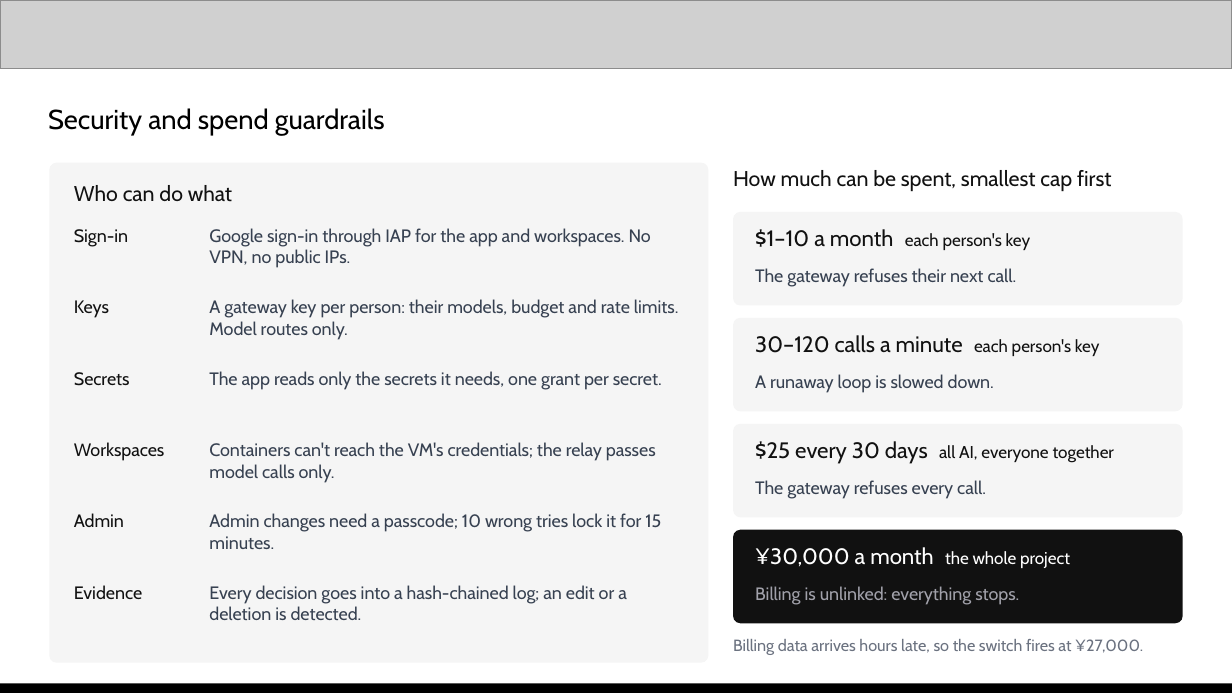
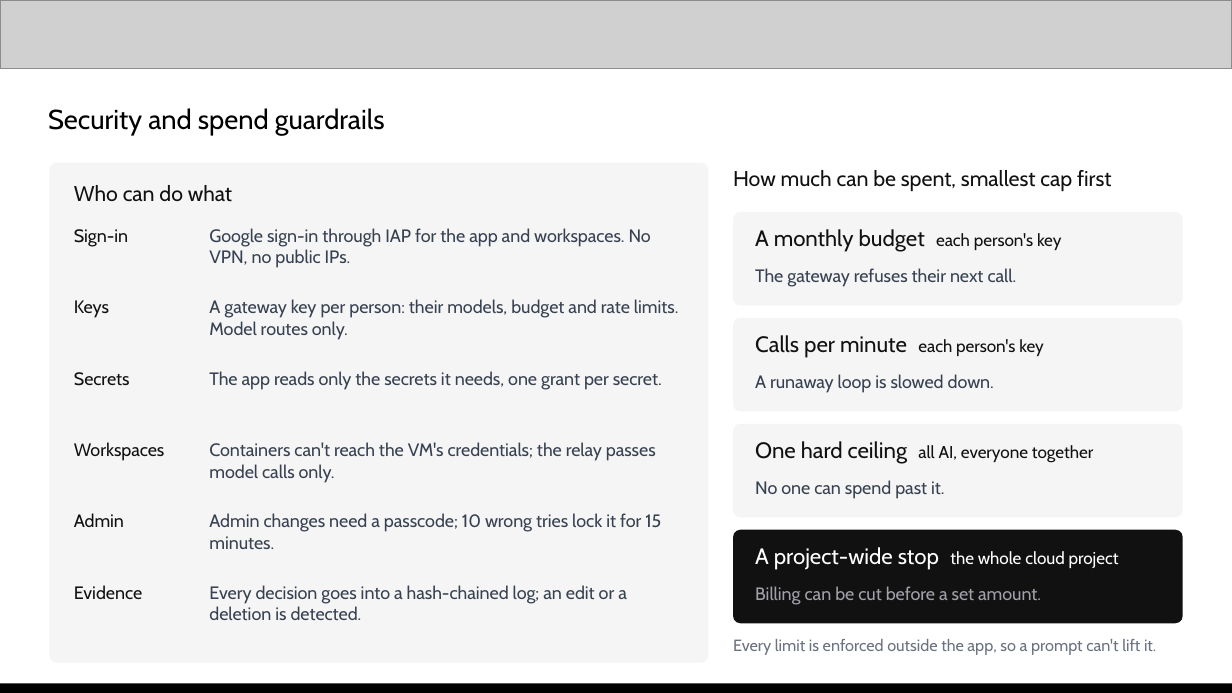
Before and after one commit to praveensaharan/RoleSpace, a slide deck: slide 12 of docs/deck/RoleSpace-AI-Builder-Cup-submission.pptx (slide 10 before the commit). Drawn at 1232x693 pixels with LibreOffice and Linux fonts; fonts in the diff are those of the drawing; grey boxes stand for pictures. Boxes give left, top, right and bottom in pixels: in the first picture for what was removed or moved away, otherwise in the second. Text is boxed around its words. In the diff, an @@ line names an element or a change of style, - is before the commit and + after.

Commit message:
[modify] submission docs: Google Cloud section, new diagrams and deck

```diff
--- a/docs/deck/RoleSpace-AI-Builder-Cup-submission.pptx
+++ b/docs/deck/RoleSpace-AI-Builder-Cup-submission.pptx
@@ text at <box>755,229,1062,252</box>: text changed @@
-$1–10 a month each person's key
+A monthly budget each person's key
@@ text at <box>755,335,1044,358</box>: text changed; size 13 to 10 pt @@
-30–120 calls a minute each person's key
+Calls per minute each person's key
@@ text at <box>755,441,1093,464</box>: text changed @@
-$25 every 30 days all AI, everyone together
+One hard ceiling all AI, everyone together
@@ text at <box>755,480,944,499</box>: text changed @@
-The gateway refuses every call.
+No one can spend past it.
@@ text at <box>755,547,1119,570</box>: text changed @@
-¥30,000 a month the whole project
+A project-wide stop the whole cloud project
@@ text at <box>755,586,1041,605</box>: text changed @@
-Billing is unlinked: everything stops.
+Billing can be cut before a set amount.
@@ text at <box>733,639,1156,655</box>: text changed @@
-Billing data arrives hours late, so the switch fires at ¥27,000.
+Every limit is enforced outside the app, so a prompt can't lift it.
```
Also in this commit, not shown: 8 other slides changed, 2 slides added, 13 other files.
